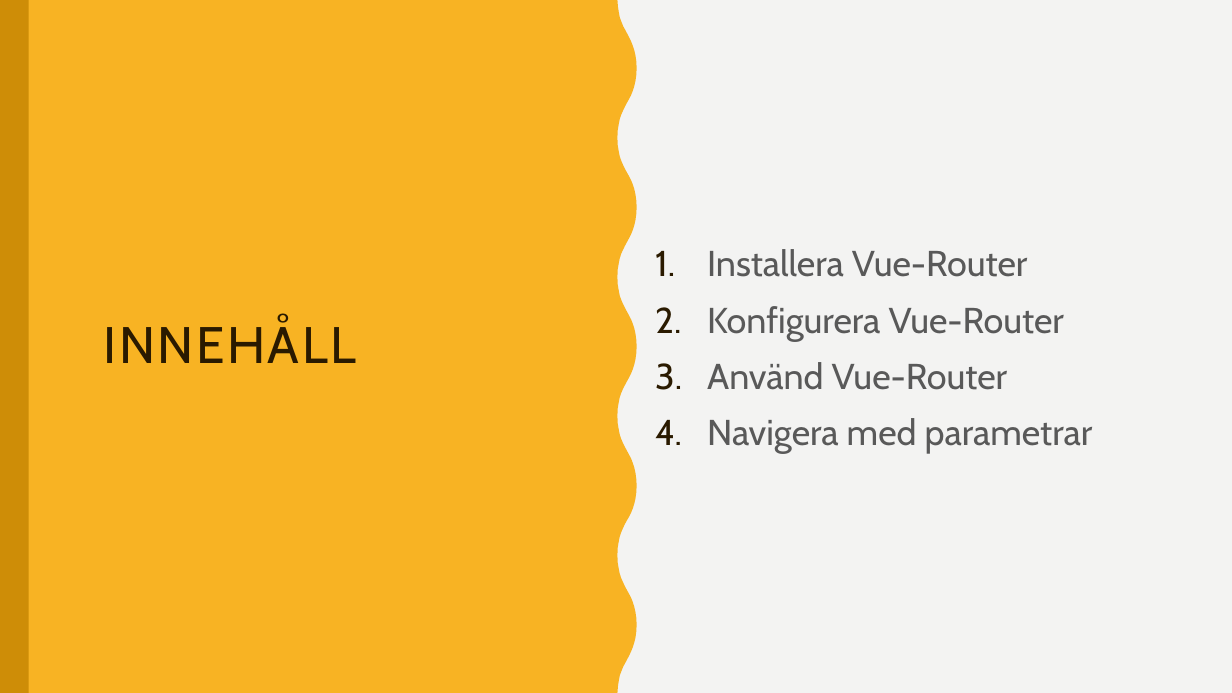
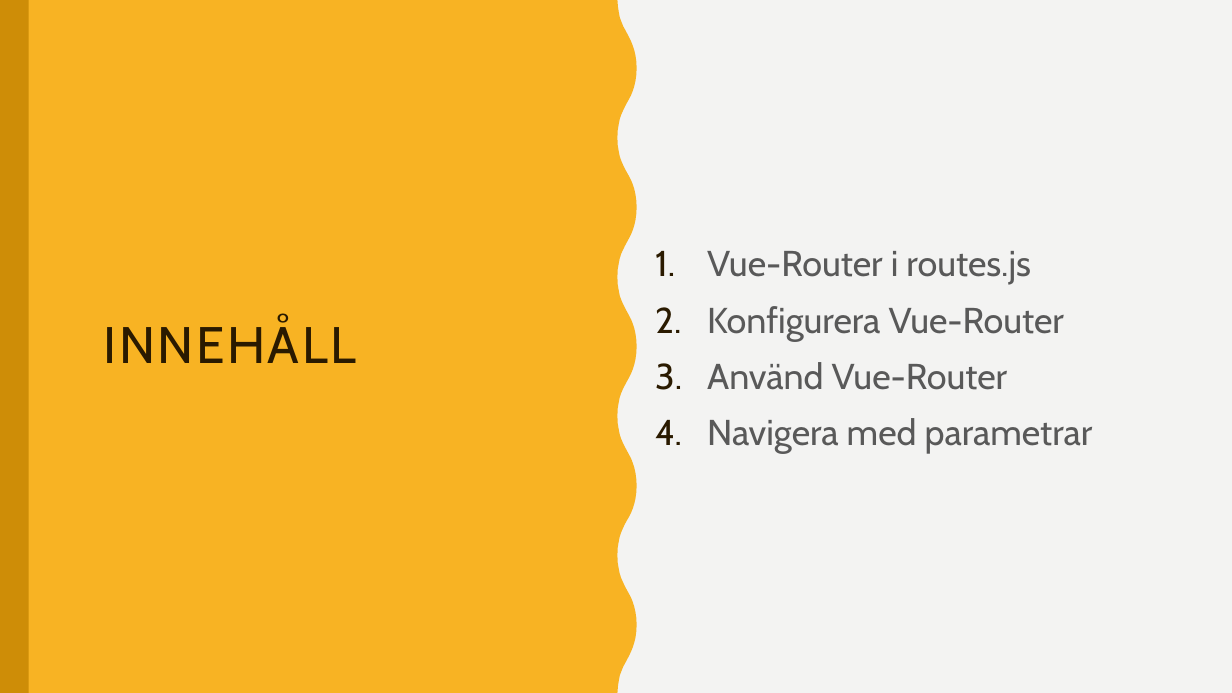
Before and after one commit to abbjetmus/programmering, a slide deck: slide 3 of Vue/Vue-Router.pptx (slide 4 before the commit). Drawn at 1232x693 pixels with LibreOffice and Linux fonts; fonts in the diff are those of the drawing. Boxes give left, top, right and bottom in pixels: in the first picture for what was removed or moved away, otherwise in the second. Text is boxed around its words. In the diff, an @@ line names an element or a change of style, - is before the commit and + after.

```diff
--- a/Vue/Vue-Router.pptx
+++ b/Vue/Vue-Router.pptx
@@ text at [707, 251, 1031, 285]: text changed @@
-1. Installera Vue-Router
+1. Vue-Router i routes.js
```
Also in this commit, not shown: 2 other slides changed, 4 slides added, 4 slides removed.
